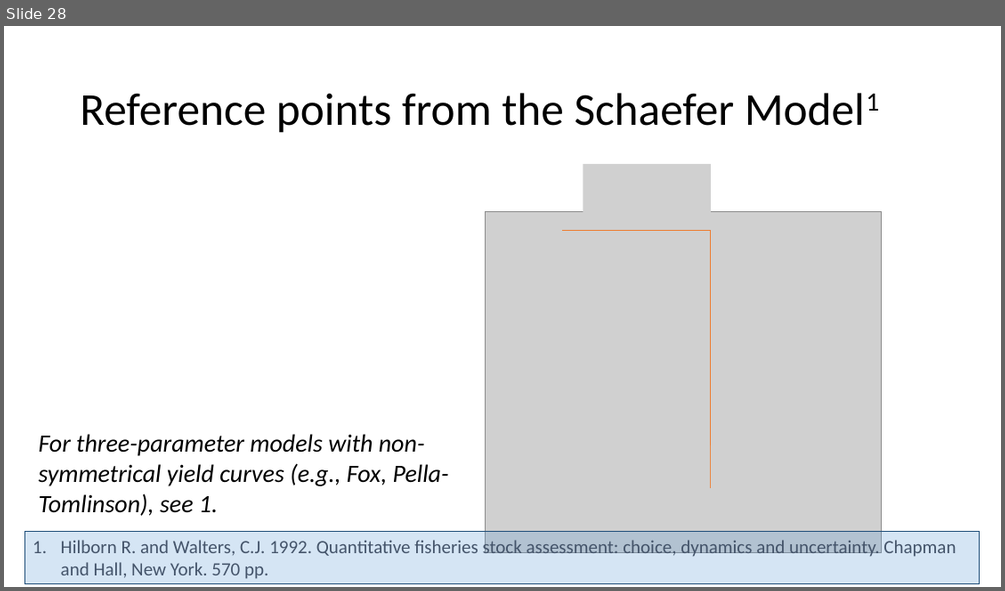
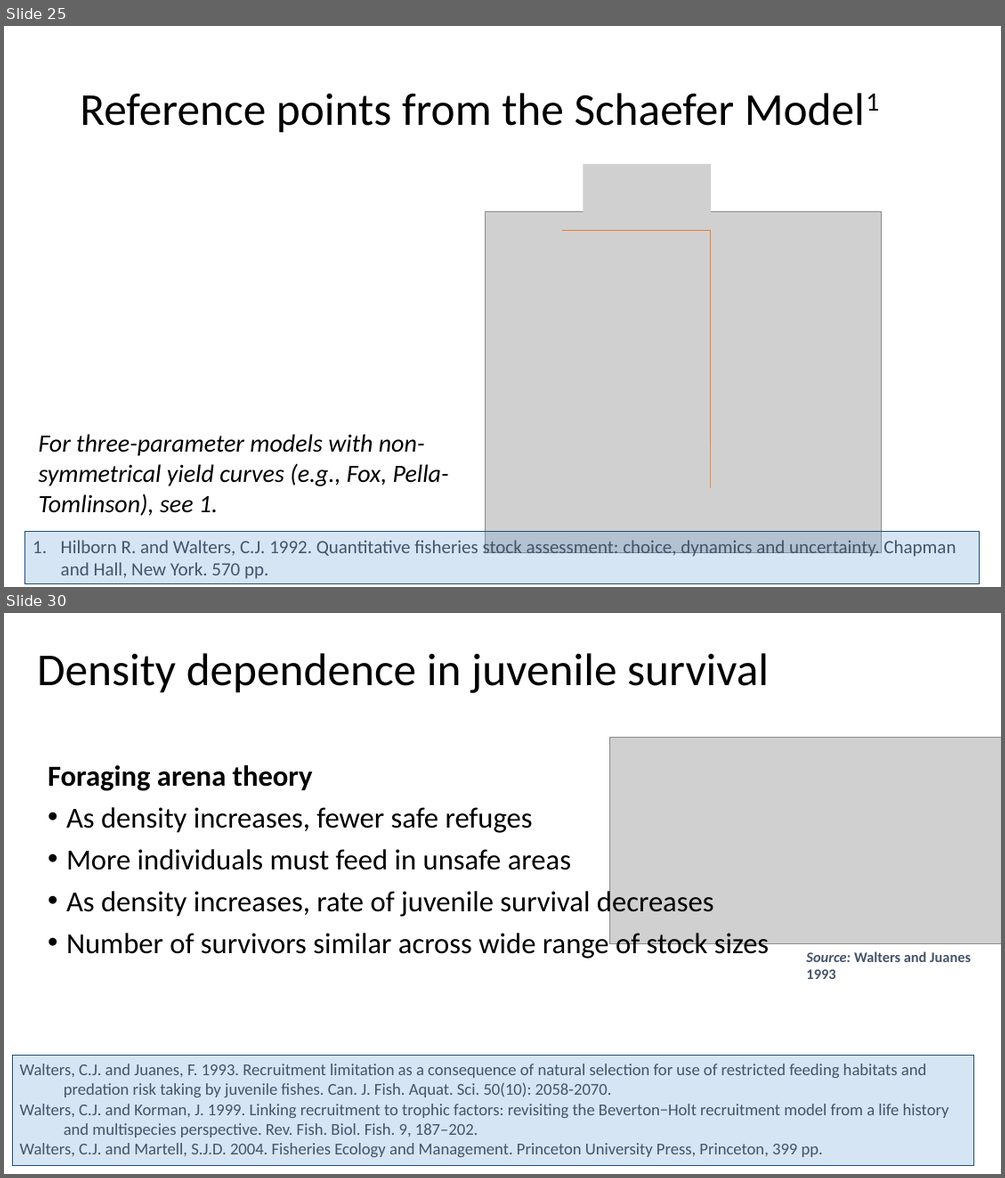
Before and after one commit to TESA-workshops/Ref-Pt-101, a slide deck: RefPt101_draft+rf.pptx. Shown one above the other, each under a label of ours: slide 28 before the commit, slides 25 and 30 after it; the slides between them are not shown. The pictures are 1005x591 and 1005x1178 pixels, drawn with LibreOffice and Linux fonts; fonts in the diff are those of the drawing; grey boxes stand for pictures. Boxes give left, top, right and bottom in pixels: in the first picture for what was removed or moved away, otherwise in the second. Text is boxed around its words. In the diff, an @@ line names an element or a change of style, - is before the commit and + after.

```diff
--- a/RefPt101_draft+rf.pptx
+++ b/RefPt101_draft+rf.pptx
@@ slide 30 added at (4, 613, 1001, 1174), background #FFFFFF @@
@@ title added at (37, 653, 769, 693), 44 pt, text #000000 @@
+Density dependence in juvenile survival
@@ picture added at (610, 737, 1001, 943) @@
@@ text added at (48, 765, 769, 960), 28 pt, text #000000 @@
+Foraging arena theory
+• As density increases, fewer safe refuges
+• More individuals must feed in unsafe areas
+• As density increases, rate of juvenile survival decreases
+• Number of survivors similar across wide range of stock sizes
@@ text added at (806, 951, 971, 979), 14 pt, text #44546A, bold @@
+Source: Walters and Juanes 1993
@@ rectangle added at (12, 1055, 973, 1166), fill #5B9BD5 at 25% opacity, outline #1F4E79 0.75 pt, 16 pt, text #44546A @@
+Walters, C.J. and Juanes, F. 1993. Recruitment limitation as a consequence of natural selection for use of restricted feeding habitats and predation risk taking by juvenile fishes. Can. J. Fish. Aquat. Sci. 50(10): 2058-2070.
+Walters, C.J. and Korman, J. 1999. Linking recruitment to trophic factors: revisiting the Beverton−Holt recruitment model from a life history and multispecies perspective. Rev. Fish. Biol. Fish. 9, 187–202.
+Walters, C.J. and Martell, S.J.D. 2004. Fisheries Ecology and Management. Princeton University Press, Princeton, 399 pp.
@@ what was slide 28 is now slide 25 @@
```
Also in this commit, not shown: 16 slides changed, 11 other slides added, 1 slide removed.
